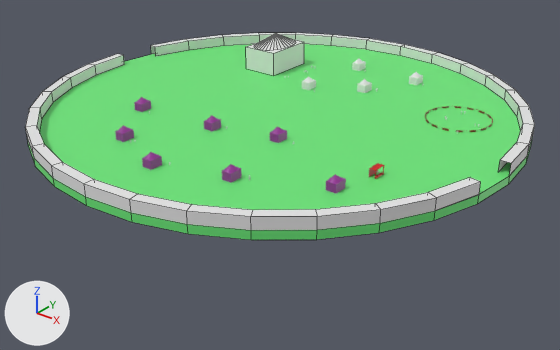
One commit to the Blender file docs/gamedesign/village_scene/village_blockout/Village_Blockout.blend: the scene before it, then after it.
Camera for both pictures: a 50 mm camera at (281.0, -352.0, 173.0) aimed at (17.0, -21.0, -32.0). Every picture has the same lights, and +X, +Y and +Z are marked at lower left. Mesh edges are drawn as thin lines on the coarser meshes.

Names of what the first picture shows: 'Fence', 'Village_Inn', 'Village_Radius'.
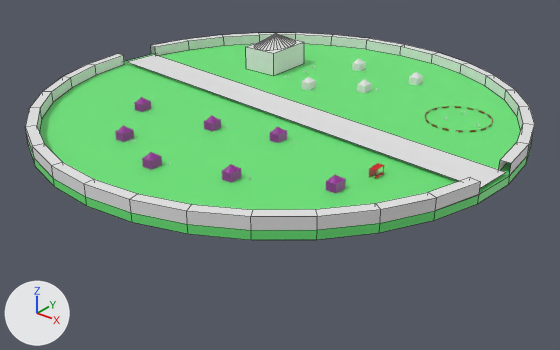
Commit message: docs(gdd): Full Village Description Layout created
- Need to add Screenshots to Blockout with description
- Added Street to Blockout

Location of each change, [x1, y1, x2, y2] in pixels of the pictures (560 x 350 px):
'Street', added
    after: [128, 54, 506, 188]

Diff of the bpy script that builds the scene:
```diff
--- a/docs/gamedesign/village_scene/village_blockout/Village_Blockout.blend.py
+++ b/docs/gamedesign/village_scene/village_blockout/Village_Blockout.blend.py
@@ me_plane_004 @@
+me_plane_004.from_pydata([(-1.0, -1.0, 0.0), (1.0, -1.0, 0.0), (-1.0, 1.0, 0.0), (1.0, 1.0, 0.0)], [], [(0, 1, 3, 2)])
@@ ob_street @@
+ob_street = bpy.data.objects.new('Street', me_plane_004)
+ob_street.location = (3.0, -0.2, 2.0)
+ob_street.rotation_euler = (0.0, 0.0, -0.096)  # degrees (0, 0, -5.5)
+ob_street.scale = (145.0, 12.5, 1.0)
```
